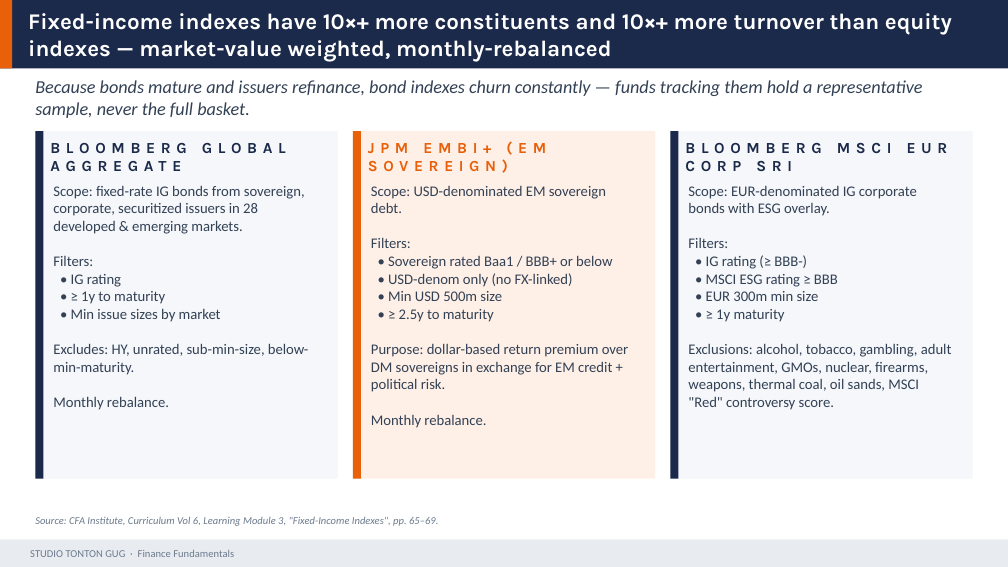
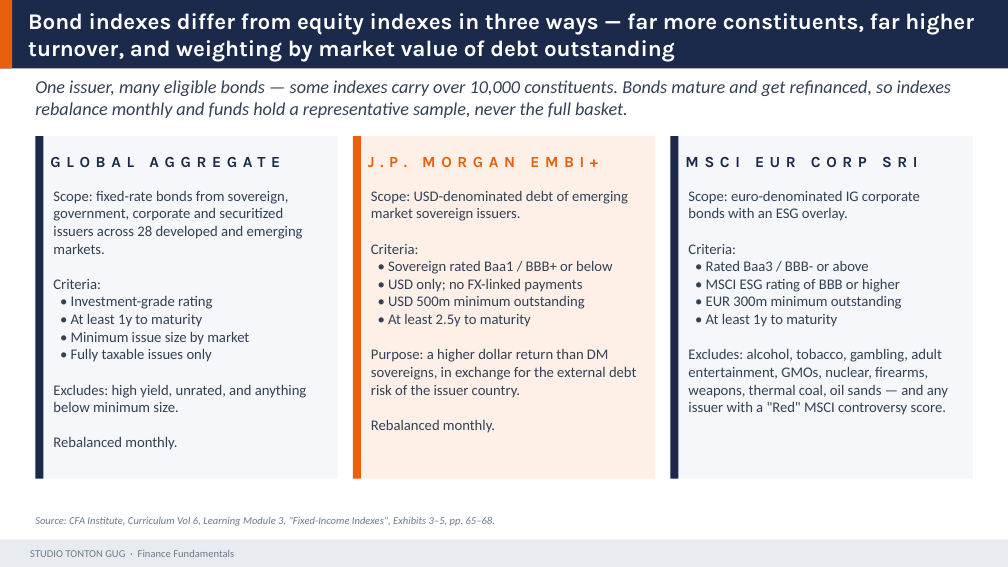
Before and after one commit to Gug4ever/Tonton_Gug_Studio, a slide deck: slide 19 of assets/finance/D13_FI_I_Instruments_Markets.pptx. Drawn at 1008x567 pixels with LibreOffice and Linux fonts; fonts in the diff are those of the drawing. Boxes give left, top, right and bottom in pixels: in the first picture for what was removed or moved away, otherwise in the second. Text is boxed around its words. In the diff, an @@ line names an element or a change of style, - is before the commit and + after.

```diff
--- a/assets/finance/D13_FI_I_Instruments_Markets.pptx
+++ b/assets/finance/D13_FI_I_Instruments_Markets.pptx
@@ text at [28,13,974,62]: text changed @@
-Fixed-income indexes have 10×+ more constituents and 10×+ more turnover than equity indexes — market-value weighted, monthly-rebalanced
+Bond indexes differ from equity indexes in three ways — far more constituents, far higher turnover, and weighting by market value of debt outstanding
@@ text at [35,80,951,118]: text changed @@
-Because bonds mature and issuers refinance, bond indexes churn constantly — funds tracking them hold a representative sample, never the full basket.
+One issuer, many eligible bonds — some indexes carry over 10,000 constituents. Bonds mature and get refinanced, so indexes rebalance monthly and funds hold a representative sample, never the full basket.
@@ rectangle: place and size @@
-rectangle at [35,131,338,479]
+rectangle at [35,136,338,479]
@@ rectangle: place and size @@
-rectangle at [35,131,43,479]
+rectangle at [35,136,43,479]
@@ rectangle: place and size @@
-rectangle at [353,131,655,479]
+rectangle at [353,136,655,479]
@@ rectangle: place and size @@
-rectangle at [353,131,361,479]
+rectangle at [353,136,361,479]
@@ rectangle: place and size @@
-rectangle at [670,131,973,479]
+rectangle at [670,136,973,479]
@@ rectangle: place and size @@
-rectangle at [670,131,678,479]
+rectangle at [670,136,678,479]
@@ text at [50,157,280,167]: text changed @@
-BLOOMBERG GLOBAL AGGREGATE
+GLOBAL AGGREGATE
@@ text at [368,157,598,167]: text changed @@
-JPM EMBI+ (EM SOVEREIGN)
+J.P. MORGAN EMBI+
@@ text at [685,157,918,167]: text changed @@
-BLOOMBERG MSCI EUR CORP SRI
+MSCI EUR CORP SRI
@@ text at [53,191,307,450]: text changed @@
-Scope: fixed-rate IG bonds from sovereign, corporate, securitized issuers in 28 developed & emerging markets.
-Filters:
-• IG rating
-• ≥ 1y to maturity
-• Min issue sizes by market
-Excludes: HY, unrated, sub-min-size, below-min-maturity.
-Monthly rebalance.
+Scope: fixed-rate bonds from sovereign, government, corporate and securitized issuers across 28 developed and emerging markets.
+Criteria:
+• Investment-grade rating
+• At least 1y to maturity
+• Minimum issue size by market
+• Fully taxable issues only
+Excludes: high yield, unrated, and anything below minimum size.
+Rebalanced monthly.
@@ text at [371,190,628,254]: text changed @@
-Scope: USD-denominated EM sovereign debt.
-Filters:
+Scope: USD-denominated debt of emerging market sovereign issuers.
+Criteria:
@@ text at [688,191,948,415]: text changed @@
-Scope: EUR-denominated IG corporate bonds with ESG overlay.
-Filters:
-• IG rating (≥ BBB-)
-• MSCI ESG rating ≥ BBB
-• EUR 300m min size
-• ≥ 1y maturity
-Exclusions: alcohol, tobacco, gambling, adult entertainment, GMOs, nuclear, firearms, weapons, thermal coal, oil sands, MSCI "Red" controversy score.
+Scope: euro-denominated IG corporate bonds with an ESG overlay.
+Criteria:
+• Rated Baa3 / BBB- or above
+• MSCI ESG rating of BBB or higher
+• EUR 300m minimum outstanding
+• At least 1y to maturity
+Excludes: alcohol, tobacco, gambling, adult entertainment, GMOs, nuclear, firearms, weapons, thermal coal, oil sands — and any issuer with a "Red" MSCI controversy score.
@@ text at [371,278,636,433]: text changed @@
-• USD-denom only (no FX-linked)
-• Min USD 500m size
-• ≥ 2.5y to maturity
-Purpose: dollar-based return premium over DM sovereigns in exchange for EM credit + political risk.
-Monthly rebalance.
+• USD only; no FX-linked payments
+• USD 500m minimum outstanding
+• At least 2.5y to maturity
+Purpose: a higher dollar return than DM sovereigns, in exchange for the external debt risk of the issuer country.
+Rebalanced monthly.
@@ text at [35,517,495,526]: text changed @@
-Source: CFA Institute, Curriculum Vol 6, Learning Module 3, "Fixed-Income Indexes", pp. 65–69.
+Source: CFA Institute, Curriculum Vol 6, Learning Module 3, "Fixed-Income Indexes", Exhibits 3–5, pp. 65–68.
```
Also in this commit, not shown: 28 other slides changed, 9 other files.
